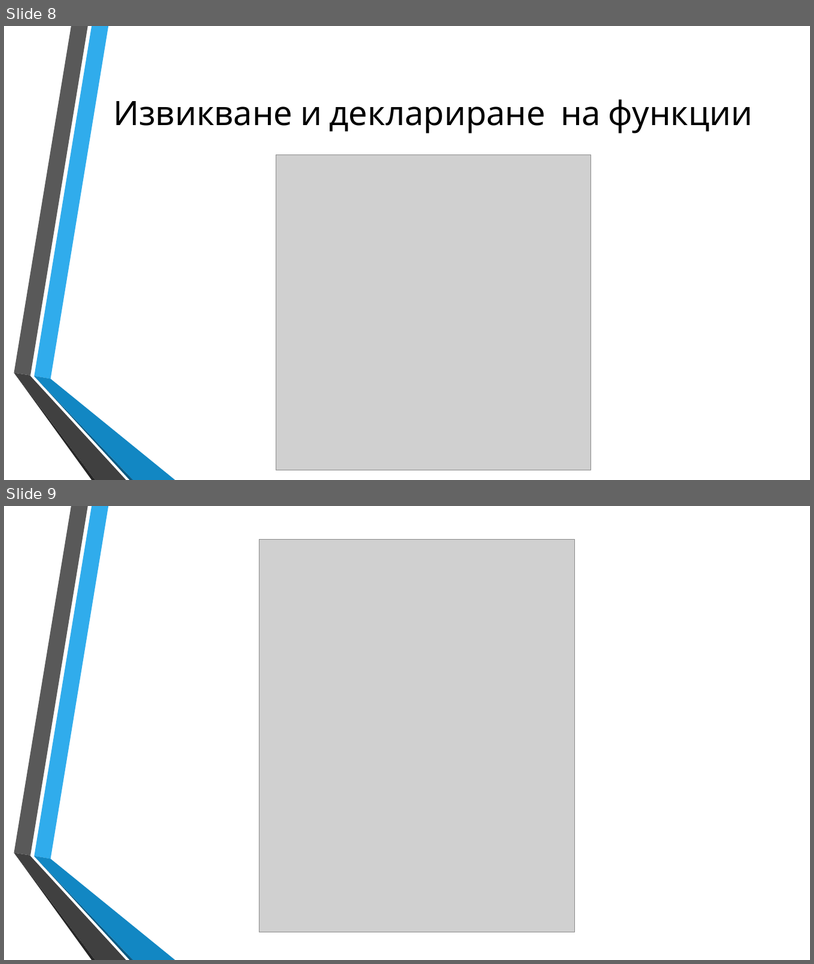
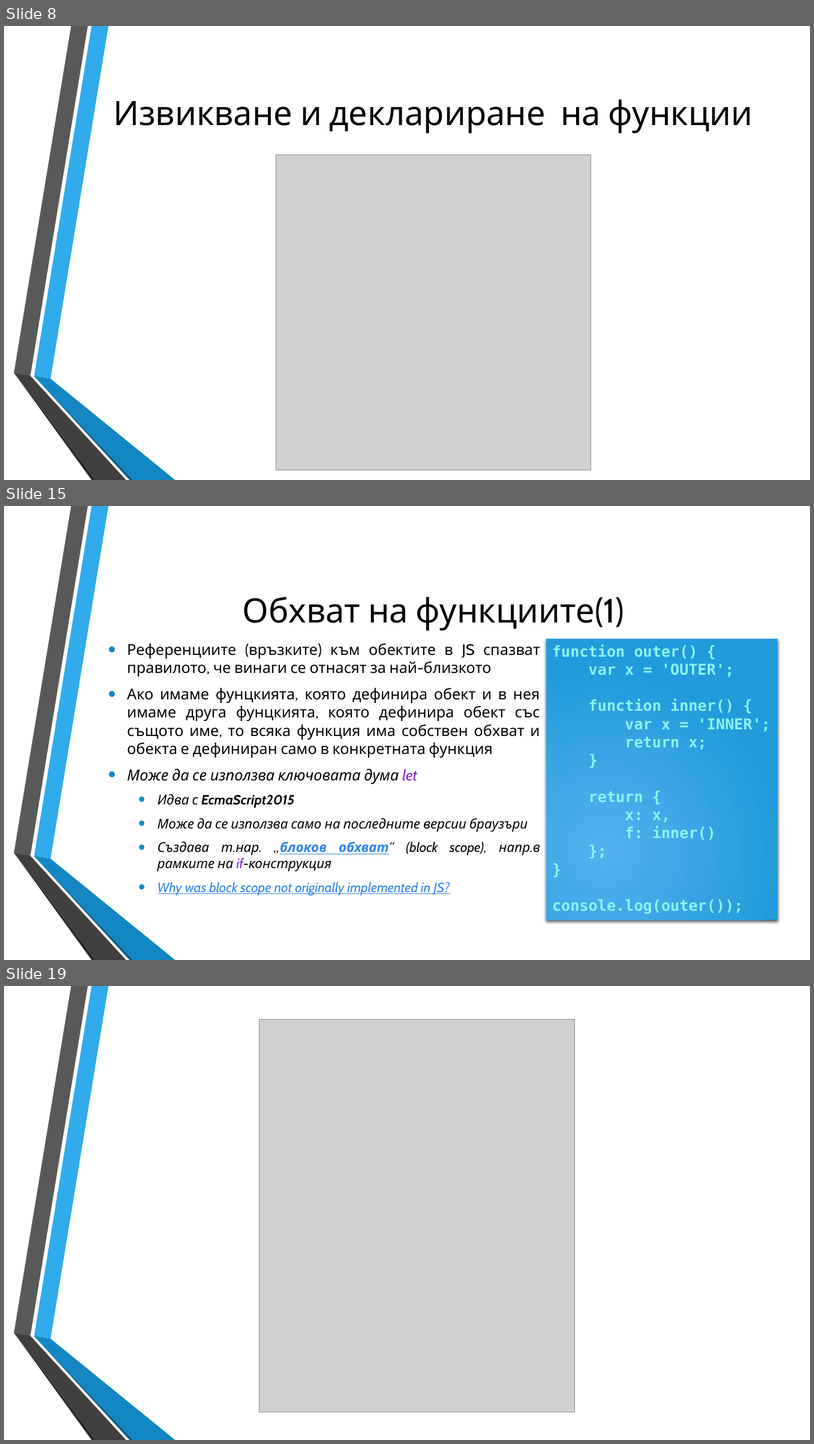
Before and after one commit to dnmitev/IT-Academy, a slide deck: JS Fundamentals/7.Functions/JS-Functions.pptx. Shown one above the other, each under a label of ours: slides 8 and 9 before the commit, slides 8, 15 and 19 after it; the slides between them are not shown. The pictures are 814x964 and 814x1444 pixels, drawn with LibreOffice and Linux fonts; fonts in the diff are those of the drawing; grey boxes stand for pictures; background and template pictures are left out. Boxes give left, top, right and bottom in pixels: in the first picture for what was removed or moved away, otherwise in the second. Text is boxed around its words. In the diff, an @@ line names an element or a change of style, - is before the commit and + after.

Commit message:
functions lecture is done

```diff
--- a/JS Fundamentals/7.Functions/JS-Functions.pptx
+++ b/JS Fundamentals/7.Functions/JS-Functions.pptx
@@ slide 15 added at (x1=4, y1=506, x2=810, y2=960), background picture (left out); not listed: 6 template elements that a slide beside it also shows @@
@@ title added at (x1=243, y1=597, x2=624, y2=631), 40 pt, text #000000 @@
+Обхват на функциите(1)
@@ text added at (x1=127, y1=643, x2=540, y2=895), 18 pt, text #000000 @@
+• Референциите (връзките) към обектите в JS спазват правилото, че винаги се отнасят за най-близкото
+• Ако имаме фунцкията, която дефинира обект и в нея имаме друга фунцкията, която дефинира обект със същото име, то всяка функция има собствен обхват и обекта е дефиниран само в конкретната функция
+• Може да се използва ключовата дума let
+  • Идва с EcmaScript2015
+  • Може да се използва само на последните версии браузъри
+  • Създава т.нар. „блоков обхват“ (block scope), напр.в рамките на if-конструкция
+  • Why was block scope not originally implemented in JS?
@@ rectangle added at (x1=546, y1=639, x2=779, y2=919), fill gradient #51B3ED to #219CDB, 18 pt, text #8CF4F2, bold @@
+function outer() {
+var x = 'OUTER';
+function inner() {
+var x = 'INNER';
+return x;
+}
+return {
+x: x,
+f: inner()
+};
+}
+console.log(outer());
@@ what was slide 9 is now slide 19 @@
```
Also in this commit, not shown: 1 slide changed, 9 other slides added, 6 other files.
